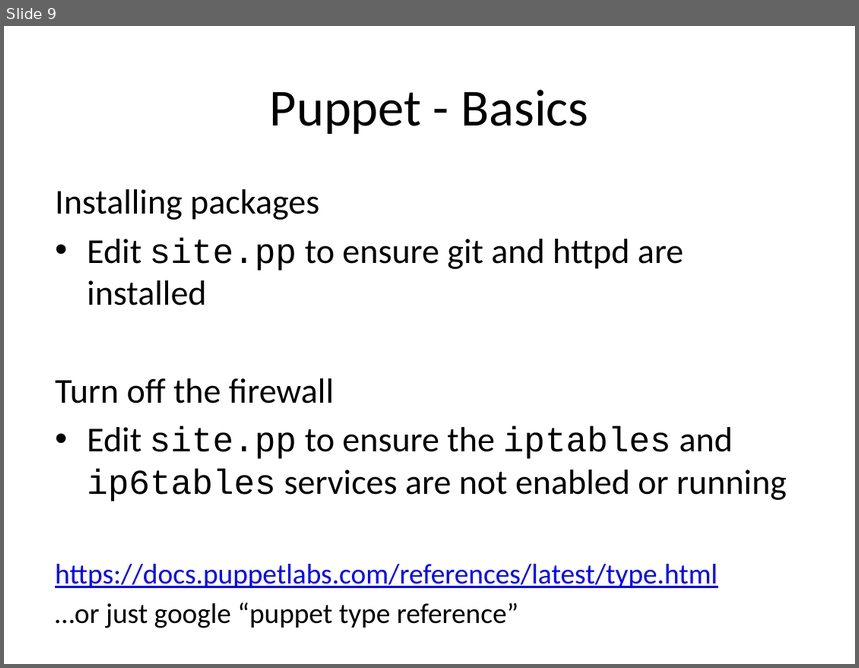
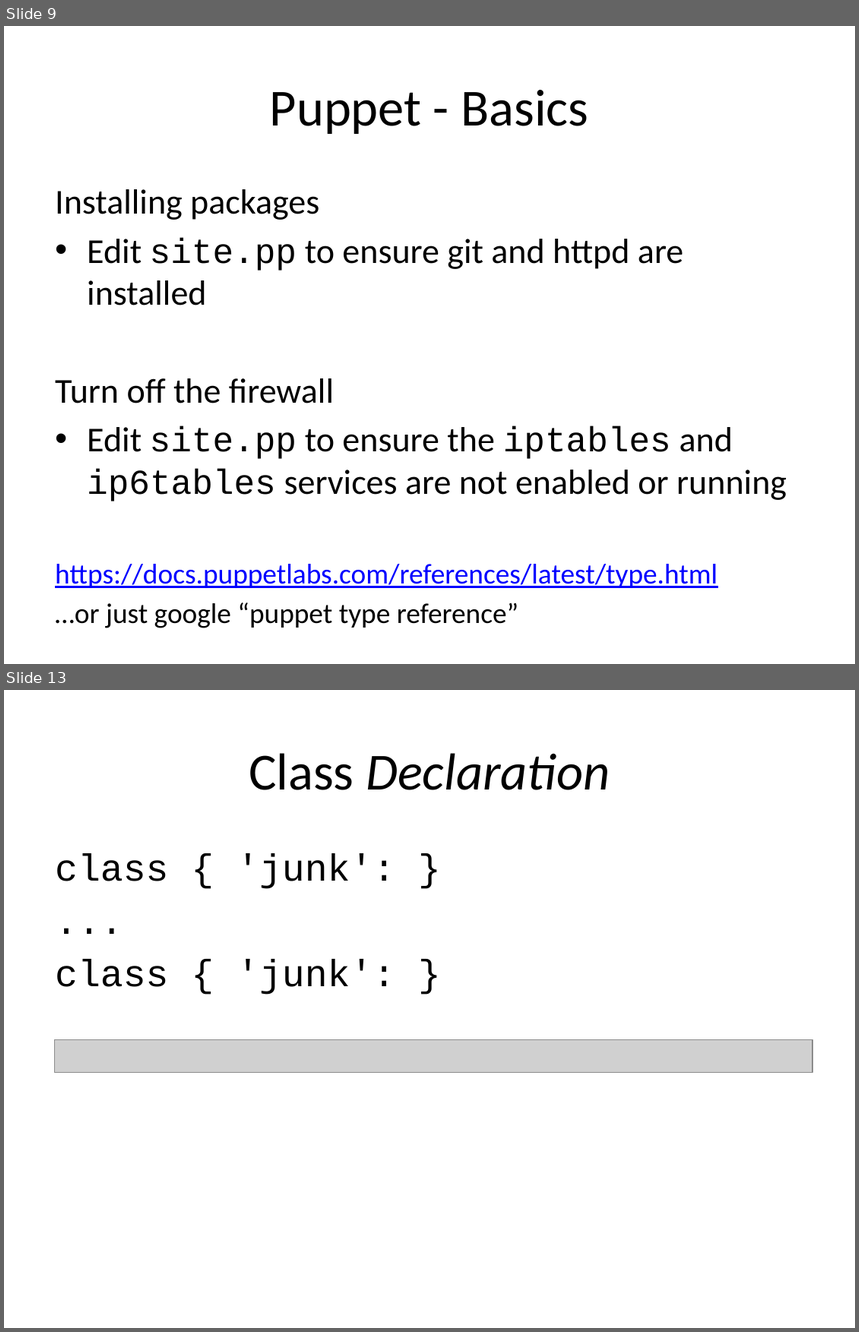
Before and after one commit to andeemarks/xconf-sydney-2014-workshops, a slide deck: 01-provision/xconf-sydney-2014-provision.pptx. Shown one above the other, each under a label of ours: slide 9 before the commit, slides 9 and 13 after it; the slides between them are not shown. The pictures are 859x668 and 859x1332 pixels, drawn with LibreOffice and Linux fonts; fonts in the diff are those of the drawing; grey boxes stand for pictures. Boxes give left, top, right and bottom in pixels: in the first picture for what was removed or moved away, otherwise in the second. Text is boxed around its words. In the diff, an @@ line names an element or a change of style, - is before the commit and + after.

```diff
--- a/01-provision/xconf-sydney-2014-provision.pptx
+++ b/01-provision/xconf-sydney-2014-provision.pptx
@@ slide 13 added at bbox=[4, 690, 855, 1328], background #FFFFFF @@
@@ title added at bbox=[249, 753, 610, 790], 44 pt, text #000000, italic @@
+Class Declaration
@@ text added at bbox=[55, 853, 395, 995], 32 pt, text #000000 @@
+class { 'junk': }
+...
+class { 'junk': }
@@ picture added at bbox=[55, 1040, 813, 1073] @@
```
Also in this commit, not shown: 1 slide changed, 8 other slides added.
